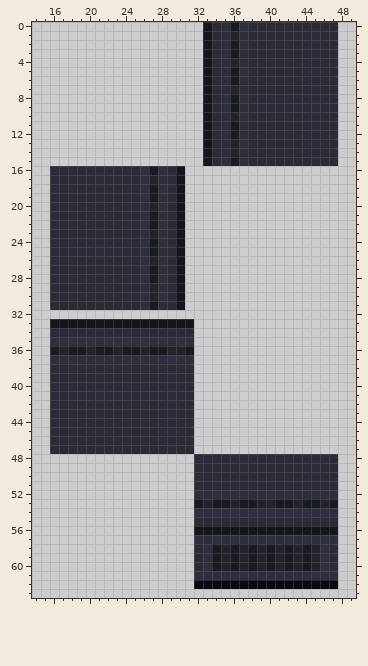
Two versions of one pixel-art sprite, Resources/Textures/Structures/Furniture/Tables/xeno.rsi/state_6.png. That is the earlier state.
The file is 64x64 pixels. Shown: x 14..49, y 0..63.
After the commit:
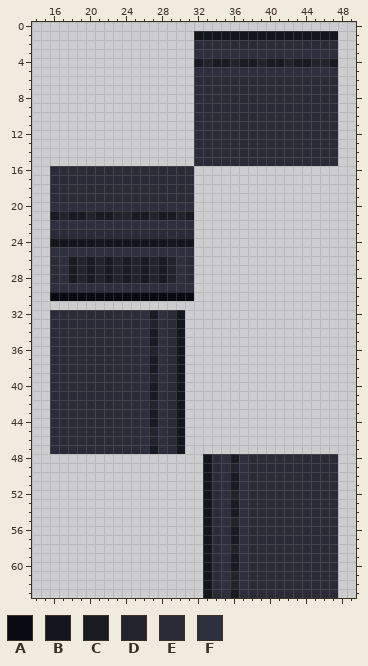
Palette (. is transparent): A #090a11  B #13161c  C #191b22  D #23242b  E #2a2b36  F #2e2f3c
Changes in this commit:
y 0: x 33..47 BEFCFEEEEEEEEEE -> ...............
y 1: x 32 . -> B; x 34..47 EFDFEEEEEEEEEE -> BBBBBBBBBBBBBB
y 2: x 32..33 .B -> EE; x 35..37 FCF -> EEE
y 3: x 32..34 .BE -> FFF; x 36 C -> F; x 38..47 EEEEEEEEEE -> FFFFFFFFFF
y 4: x 32..35 .BEF -> CDCC; x 37..47 FEEEEEEEEEE -> CCDCCDCCDDC
y 5: x 32..34 .BE -> FFF; x 36 C -> F; x 38..47 EEEEEEEEEE -> FFFFFFFFFF
y 6: x 32..33 .B -> EE; x 35..37 FCF -> EEE
y 7: x 32..33 .B -> EE; x 35..37 FDF -> EEE
y 8..9: x 32..33 .B -> EE; x 35..37 FCF -> EEE
y 10: x 32..33 .B -> EE; x 35..37 FDF -> EEE
y 11..12: x 32..33 .B -> EE; x 35..37 FCF -> EEE
y 13..14: x 32..33 .B -> EE; x 35..37 FDF -> EEE
y 15: x 32..33 .B -> EE; x 35..37 FCF -> EEE
y 16: x 26..28 FCF -> EEE; x 30..31 B. -> EE
y 17: x 26..28 FDF -> EEE; x 30..31 B. -> EE
y 18..19: x 26..28 FCF -> EEE; x 30..31 B. -> EE
y 20: x 16..25 EEEEEEEEEE -> FFFFFFFFFF; x 27 D -> F; x 29..31 EB. -> FFF
y 21: x 16..31 EEEEEEEEEEFCFEB. -> CDCCDCCDDCCDCCDC
y 22: x 16..25 EEEEEEEEEE -> FFFFFFFFFF; x 27 C -> F; x 29..31 EB. -> FFF
y 23: x 26..28 FDF -> EEE; x 30..31 B. -> EE
y 24: x 16..29 EEEEEEEEEEFCFE -> BBBBBBBBBBBBBB; x 31 . -> B
y 25: x 16..25 EEEEEEEEEE -> FFFFFFFFFF; x 27 C -> F; x 29..31 EB. -> FFF
y 26: x 17..26 EEEEEEEEEF -> FCDCDCDCDC; x 28..31 FEB. -> CDFE
y 27..28: x 17..31 EEEEEEEEEFCFEB. -> FCDCDCDCDCDCDFE
y 29: x 16..25 EEEEEEEEEE -> FFFFFFFFFF; x 27 D -> F; x 29..31 EB. -> FFF
y 30: x 16..31 EEEEEEEEEEFDFEB. -> AAAAAAAAAAAAAAAA
y 31: x 16..30 EEEEEEEEEEFCFEB -> ...............
y 32: x 16..30 ............... -> EEEEEEEEEEFCFEB
y 33: x 16..29 BBBBBBBBBBBBBB -> EEEEEEEEEEFDFE; x 31 B -> .
y 34: x 26..28 EEE -> FCF; x 30..31 EE -> B.
y 35: x 16..25 FFFFFFFFFF -> EEEEEEEEEE; x 27 F -> C; x 29..31 FFF -> EB.
y 36: x 16..31 CDCCDCCDCCDCCDDC -> EEEEEEEEEEFDFEB.
y 37: x 16..25 FFFFFFFFFF -> EEEEEEEEEE; x 27 F -> C; x 29..31 FFF -> EB.
y 38: x 26..28 EEE -> FCF; x 30..31 EE -> B.
y 39: x 26..28 EEE -> FDF; x 30..31 EE -> B.
y 40..41: x 26..28 EEE -> FCF; x 30..31 EE -> B.
y 42: x 26..28 EEE -> FDF; x 30..31 EE -> B.
y 43..44: x 26..28 EEE -> FCF; x 30..31 EE -> B.
y 45..46: x 26..28 EEE -> FDF; x 30..31 EE -> B.
y 47: x 26..28 EEE -> FCF; x 30..31 EE -> B.
y 48: x 32..33 EE -> .B; x 35..37 EEE -> FCF
y 49: x 32..33 EE -> .B; x 35..37 EEE -> FDF
y 50..51: x 32..33 EE -> .B; x 35..37 EEE -> FCF
y 52: x 32..34 FFF -> .BE; x 36 F -> D; x 38..47 FFFFFFFFFF -> EEEEEEEEEE
y 53: x 32..47 CDCCDCCDDCCDCCDC -> .BEFCFEEEEEEEEEE
y 54: x 32..34 FFF -> .BE; x 36 F -> C; x 38..47 FFFFFFFFFF -> EEEEEEEEEE
y 55: x 32..33 EE -> .B; x 35..37 EEE -> FDF
y 56: x 32 B -> .; x 34..47 BBBBBBBBBBBBBB -> EFCFEEEEEEEEEE
y 57: x 32..34 FFF -> .BE; x 36 F -> C; x 38..47 FFFFFFFFFF -> EEEEEEEEEE
y 58: x 32..46 EFCDCDCDCDCDCDF -> .BEFDFEEEEEEEEE
y 59..60: x 32..35 EFCD -> .BEF; x 37..46 DCDCDCDCDF -> FEEEEEEEEE
y 61: x 32..34 FFF -> .BE; x 36 F -> D; x 38..47 FFFFFFFFFF -> EEEEEEEEEE
y 62: x 32..47 AAAAAAAAAAAAAAAA -> .BEFDFEEEEEEEEEE
y 63: x 33..47 ............... -> BEFCFEEEEEEEEEE
Where, in picture pixels (left, top, right, bottom), the same in both pictures:
changed: (50, 22, 338, 598)
